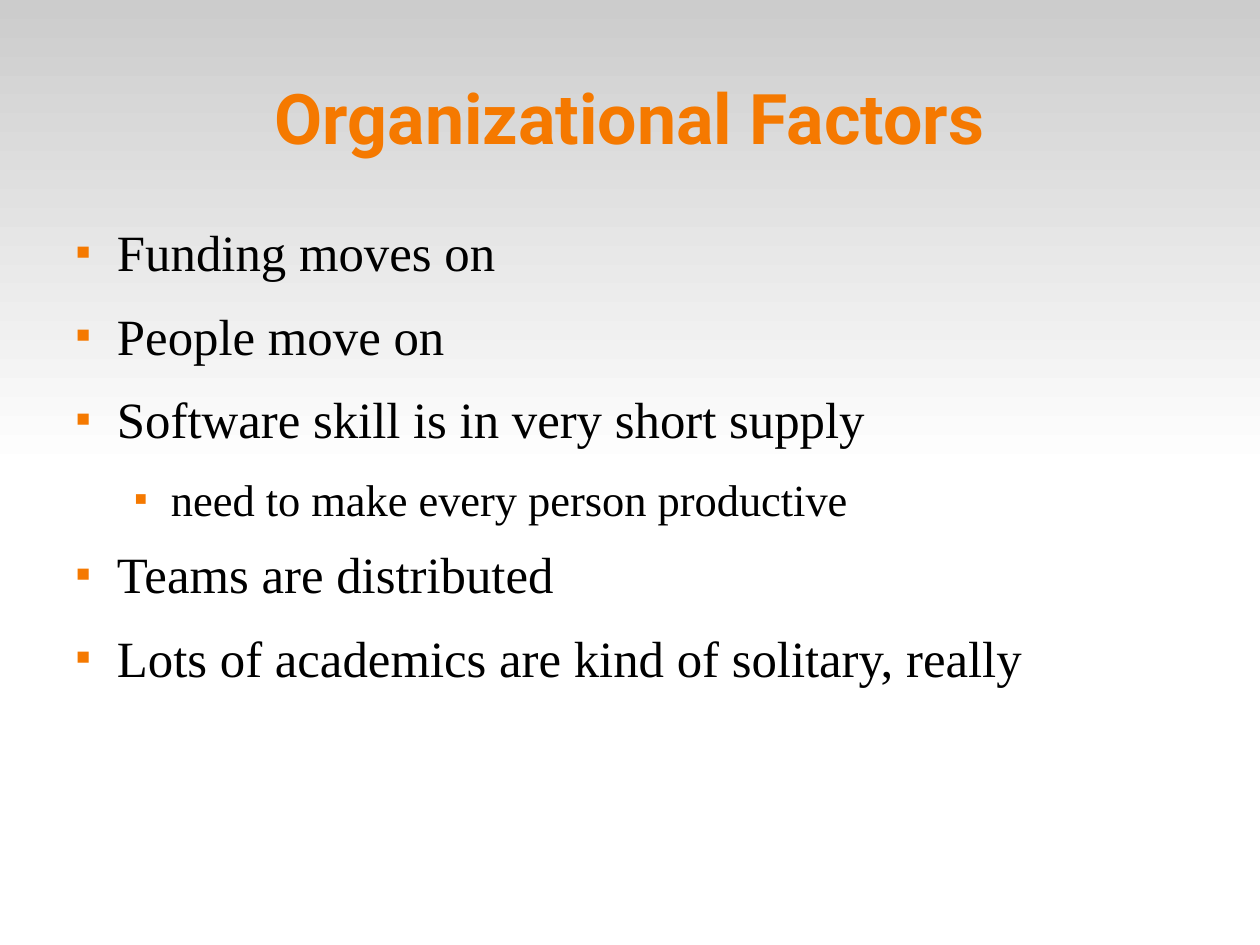
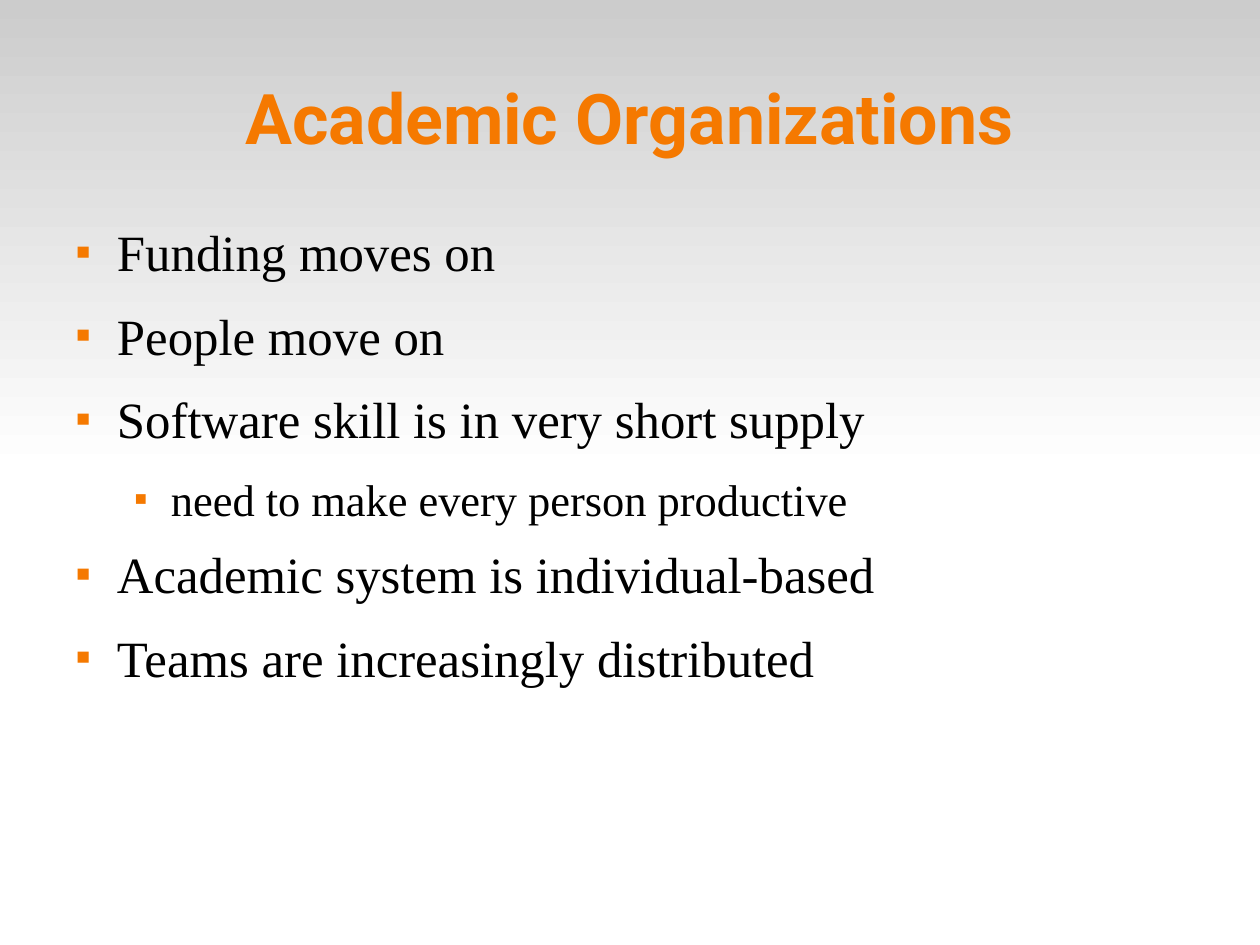
Before and after one commit to solgenomics/Ambikon, a slide deck: slide 4 of doc/presentations/ambikon_intro.odp (slide 3 before the commit). Drawn at 1260x945 pixels with LibreOffice and Linux fonts; fonts in the diff are those of the drawing. Boxes give left, top, right and bottom in pixels: in the first picture for what was removed or moved away, otherwise in the second. Text is boxed around its words. In the diff, an @@ line names an element or a change of style, - is before the commit and + after.

```diff
--- a/doc/presentations/ambikon_intro.odp
+++ b/doc/presentations/ambikon_intro.odp
@@ title at bbox=[245, 91, 1013, 159]: text changed @@
-Organizational Factors
+Academic Organizations
@@ text at bbox=[117, 557, 874, 687]: text changed @@
-■ Teams are distributed
-■ Lots of academics are kind of solitary, really
+■ Academic system is individual-based
+■ Teams are increasingly distributed
```
Also in this commit, not shown: 10 other slides changed, 1 slide added, 1 slide removed.
